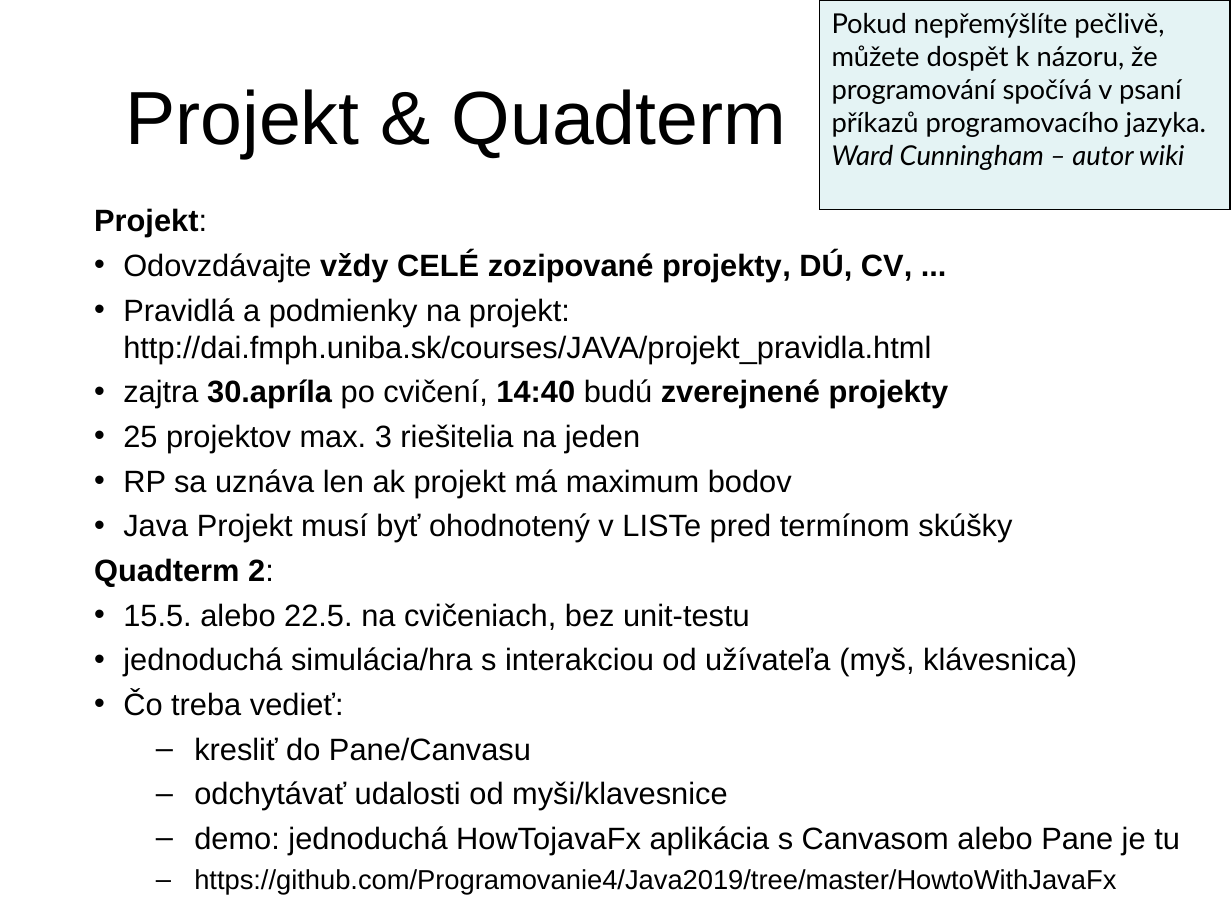
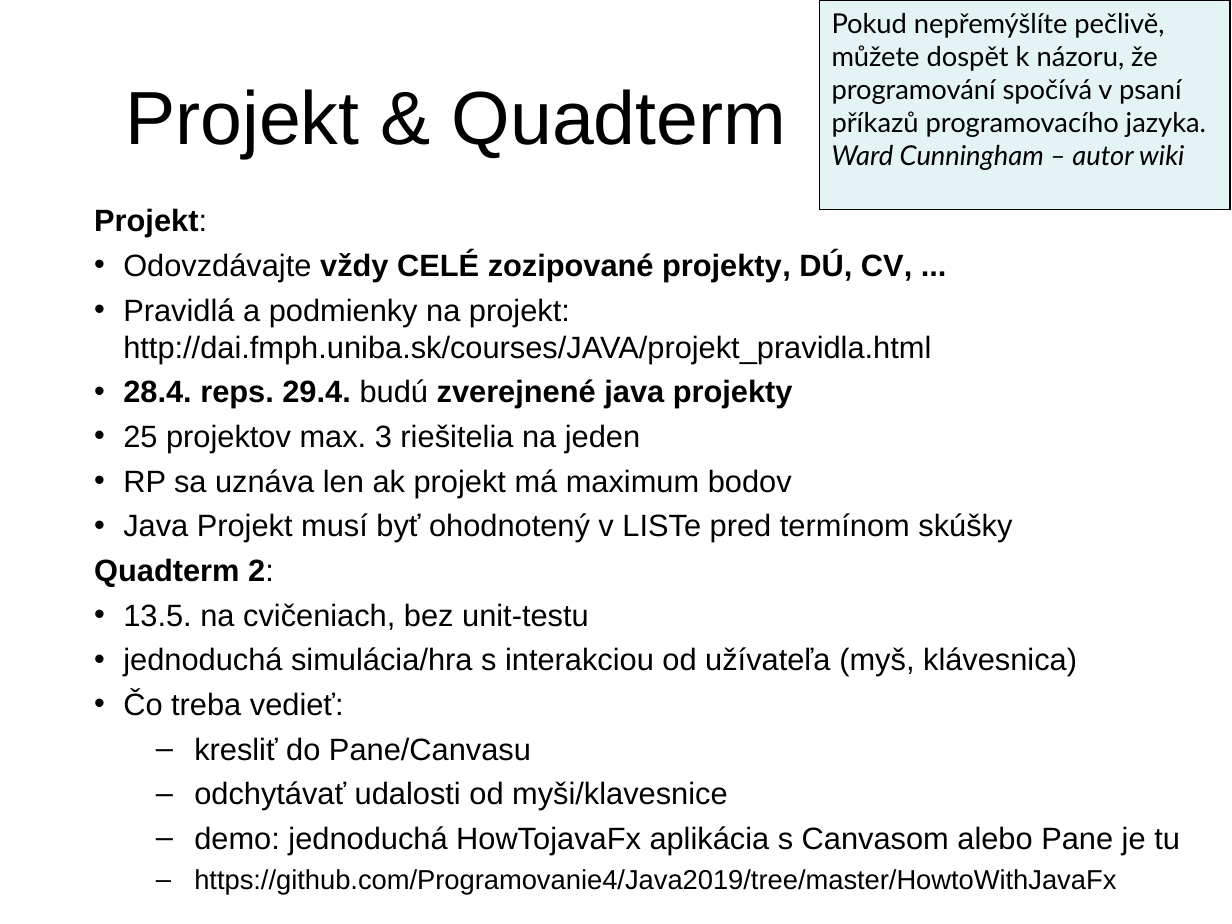
Before and after one commit to Programovanie4/Prednasky, a slide deck: slide 1 of 10/10_java.ppt. Drawn at 1232x924 pixels with LibreOffice and Linux fonts; fonts in the diff are those of the drawing. Boxes give left, top, right and bottom in pixels: in the first picture for what was removed or moved away, otherwise in the second. Text is boxed around its words. In the diff, an @@ line names an element or a change of style, - is before the commit and + after.

```diff
--- a/10/10_java.ppt
+++ b/10/10_java.ppt
@@ text at (x1=123, y1=379, x2=793, y2=408): text changed @@
-• zajtra 30.apríla po cvičení, 14:40 budú zverejnené projekty
+• 28.4. reps. 29.4. budú zverejnené java projekty
@@ text at (x1=123, y1=603, x2=589, y2=630): text changed @@
-• 15.5. alebo 22.5. na cvičeniach, bez unit-testu
+• 13.5. na cvičeniach, bez unit-testu
```
Also in this commit, not shown: 4 other slides changed, 3 slides added, 32 other files.
